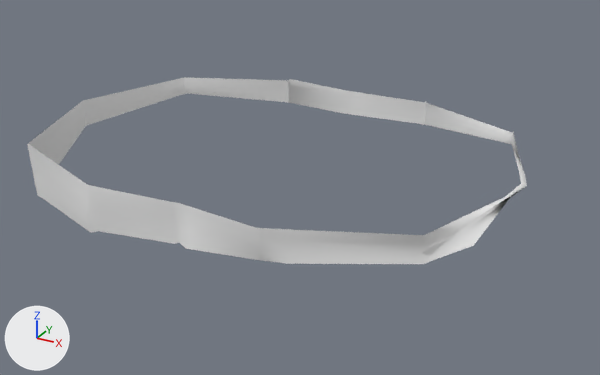
Renders of the glTF model site/assets/engine/028-tube.glb from each side of a commit.
One viewpoint serves both versions: a 50 mm camera at (0.31, -0.509, 1.125) aimed at (0.022, 0.014, 0.864). The axes (+X, +Y, +Z) are drawn at lower left. The lights are the same throughout. The older version comes first. Vertices at exactly the same position are counted once.

In view in the first picture: 'geometry_0'.
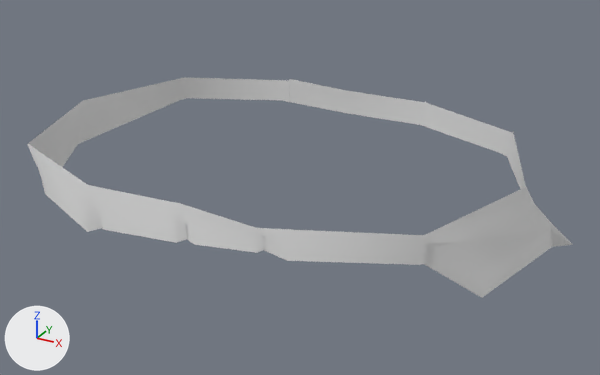
Boxes (x1, y1, x2, y2) around the edits, measured in the pictures (600 x 375 px):
'geometry_0', reshaped (9% wider, 18% taller): before (27, 77, 527, 264); after (27, 77, 573, 298)

What changed in the scene script:
```text
Change me_geometry_0:
    used by ob_geometry_0; location = (0.0, 0.0, 0.0)
    remove me_geometry_0.from_pydata(...)  # 156 vertices, 234 faces; spans x -0.199..0.196, y -0.126..0.161, z 0.857..0.902
    add me_geometry_0.from_pydata(...)  # 156 vertices, 234 faces; spans x -0.204..0.23, y -0.126..0.16, z 0.858..0.902
    me_geometry_0 part 1
    5 vertices are removed from x 0.068..0.149, y 0.12..0.159, z 0.886..0.897
    24 faces are deleted
    6 vertices in x -0.197..-0.16, y 0.01..0.119, z 0.885..0.892 move by (0.0, 0.0, -0.005)
    4 vertices in x -0.071..0.085, y -0.117..0.161, z 0.893 move by (0.001, -0.002, 0.0)
    3 vertices in x -0.071..-0.07, y 0.16..0.161, z 0.878 move by (0.003, -0.005, 0.002)
    3 vertices in x -0.071..0.085, y -0.117..0.16, z 0.885 move by (0.002, -0.003, 0.002)
    3 vertices in x -0.164..0.162, y -0.079..0.117, z 0.894..0.895 move by (0.0, 0.0, -0.002)
    91 vertices move from x -0.197..0.196, y -0.126..0.161, z 0.857..0.902 to x -0.204..0.23, y -0.126..0.158, z 0.858..0.893
    5 vertices are added at (0.068, 0.157, 0.893), (0.067, 0.156, 0.887), (0.151, 0.121, 0.893), (0.069, 0.157, 0.893), (0.068, 0.156, 0.887)
    24 new faces join them
```
